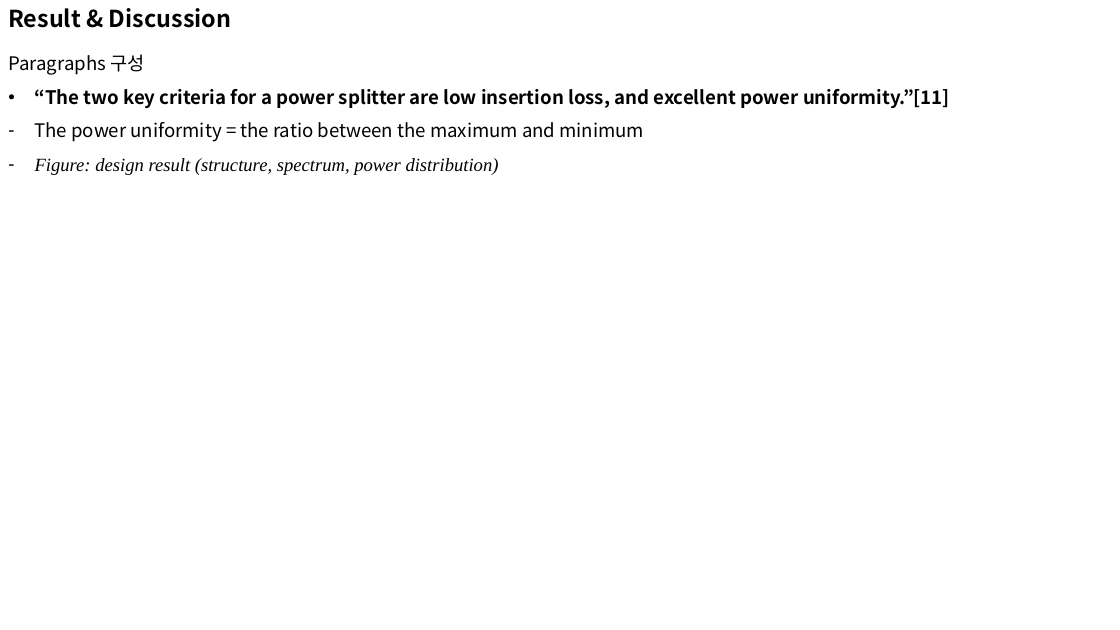
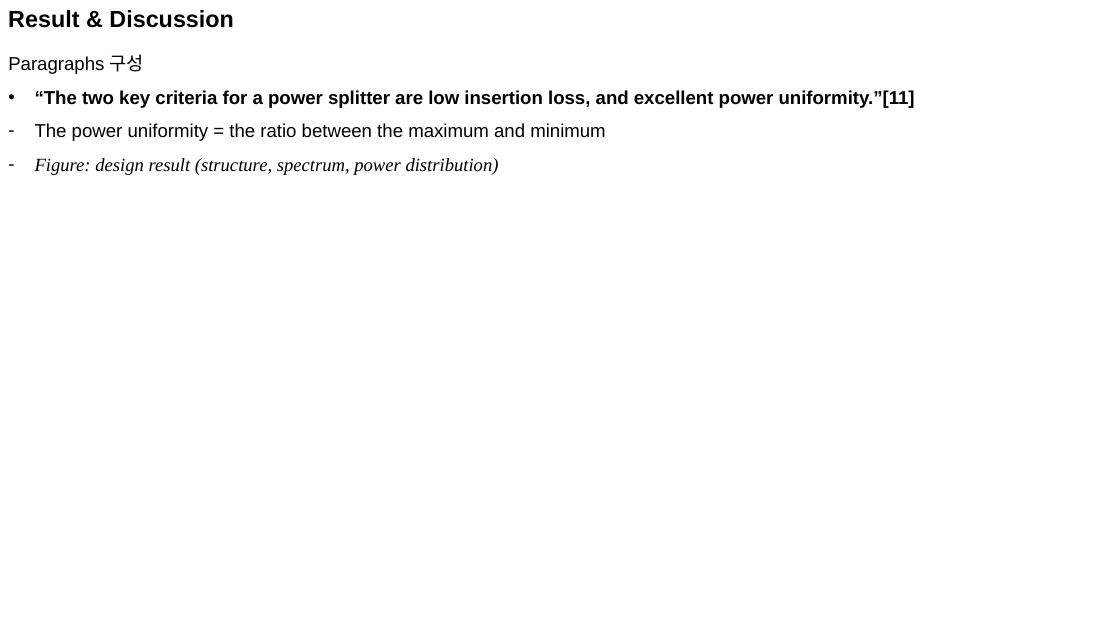
Before and after one commit to jglee96/NBTP_Lab, a slide deck: slide 5 of 개인/석사학위논문/Manuscript Preparation.pptx (slide 4 before the commit). Drawn at 1120x630 pixels with LibreOffice and Linux fonts; fonts in the diff are those of the drawing. Boxes give left, top, right and bottom in pixels: in the first picture for what was removed or moved away, otherwise in the second. Text is boxed around its words. In the diff, an @@ line names an element or a change of style, - is before the commit and + after.

```diff
--- a/개인/석사학위논문/Manuscript Preparation.pptx
+++ b/개인/석사학위논문/Manuscript Preparation.pptx
@@ text "Result & Discussion" at [8, 10, 234, 28]: font Noto Sans CJK KR to Arial @@
@@ text at [8, 54, 915, 141]: font Noto Sans CJK KR to Arial in "Paragraphs 구성", "“The two key criteria for a power ...", "The power uniformity = the ratio between ..." @@
```
Also in this commit, not shown: 3 other slides changed, 1 slide added, 1 other file.
